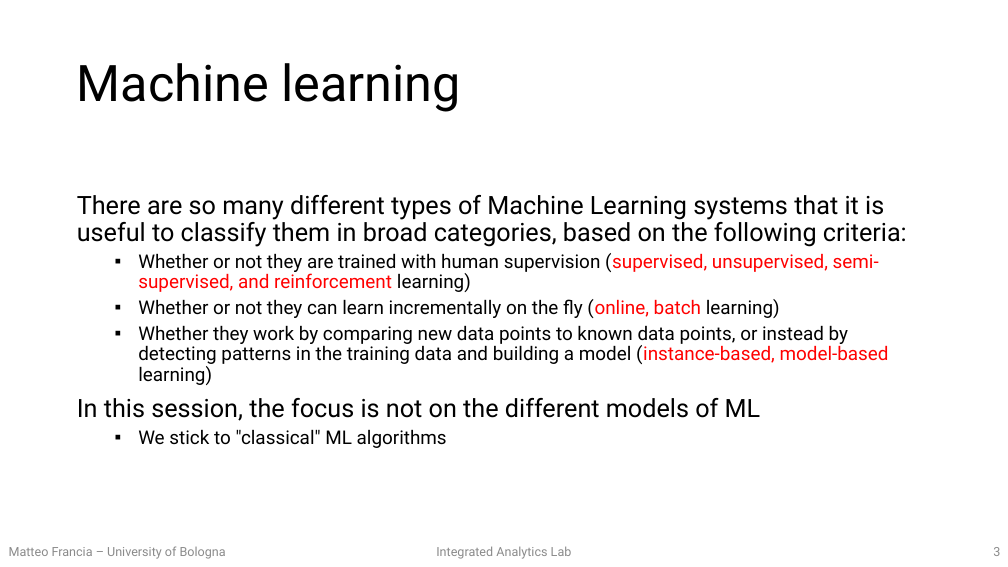
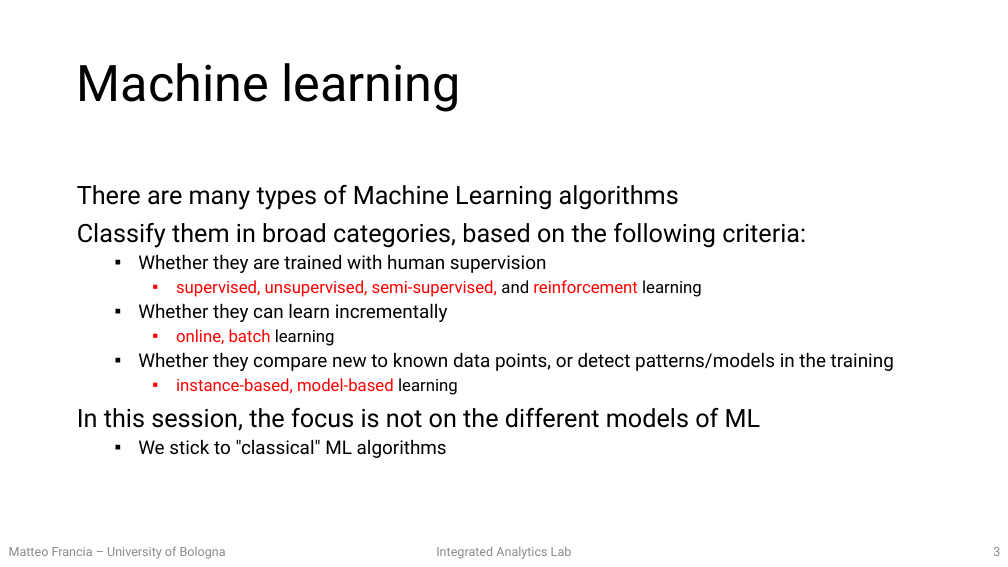
Before and after one commit to w4bo/teaching-handsondatapipelines, a slide deck: slide 3 of 02-MachineLearning/02-slides.pptx. Drawn at 1008x567 pixels with LibreOffice and Linux fonts; fonts in the diff are those of the drawing. Boxes give left, top, right and bottom in pixels: in the first picture for what was removed or moved away, otherwise in the second. Text is boxed around its words. In the diff, an @@ line names an element or a change of style, - is before the commit and + after.

```diff
--- a/02-MachineLearning/02-slides.pptx
+++ b/02-MachineLearning/02-slides.pptx
@@ text at bbox=[77, 185, 894, 395]: text changed @@
-There are so many different types of Machine Learning systems that it is useful to classify them in broad categories, based on the following criteria:
-  ▪ Whether or not they are trained with human supervision (supervised, unsupervised, semi-supervised, and reinforcement learning)
-  ▪ Whether or not they can learn incrementally on the fly (online, batch learning)
-  ▪ Whether they work by comparing new data points to known data points, or instead by detecting patterns in the training data and building a model (instance-based, model-based learning)
+There are many types of Machine Learning algorithms
+Classify them in broad categories, based on the following criteria:
+  ▪ Whether they are trained with human supervision
+    ▪ supervised, unsupervised, semi-supervised, and reinforcement learning
+  ▪ Whether they can learn incrementally
+    ▪ online, batch learning
+  ▪ Whether they compare new to known data points, or detect patterns/models in the training
+    ▪ instance-based, model-based learning
```
Also in this commit, not shown: 6 other slides changed, 1 slide added, 1 other file.
